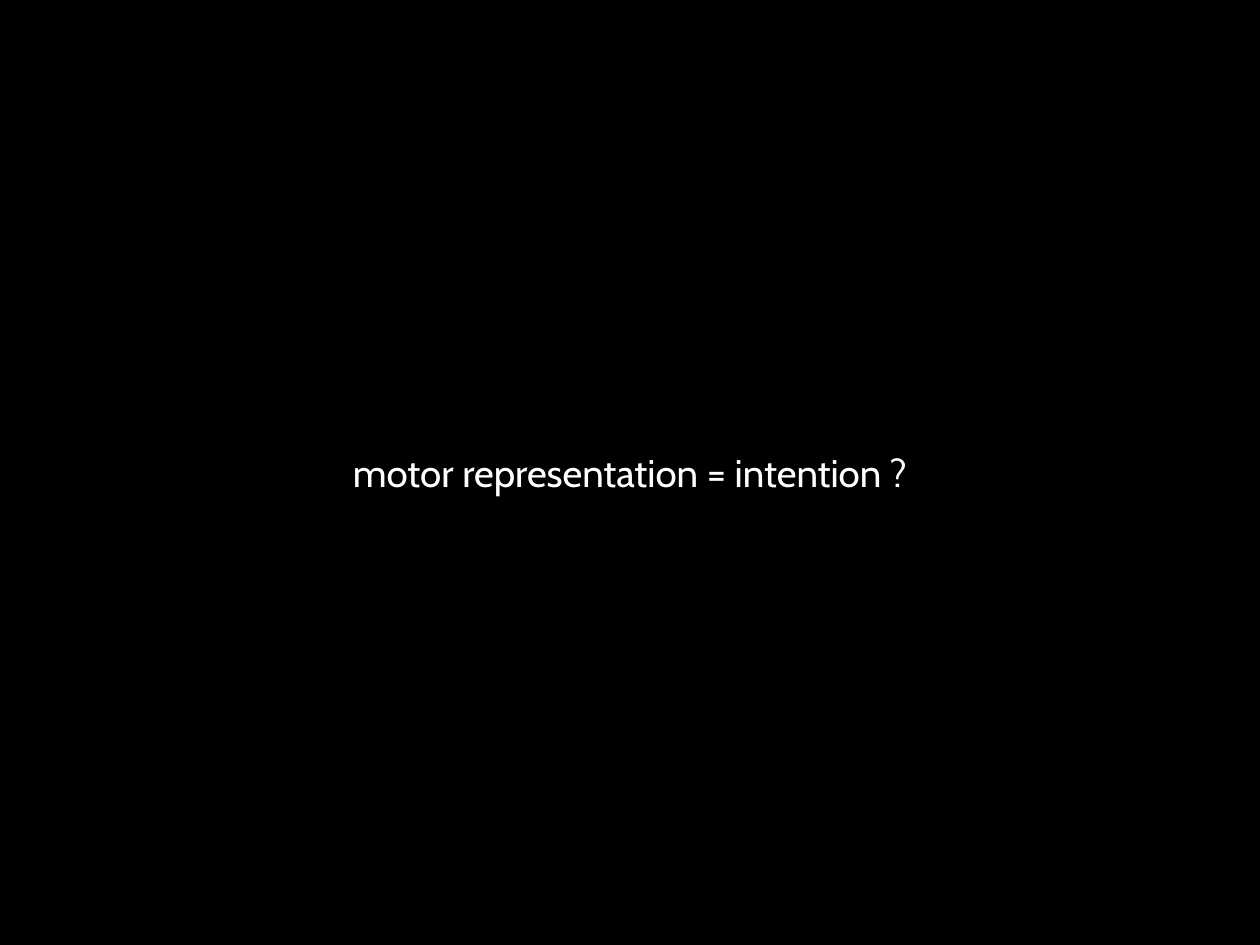
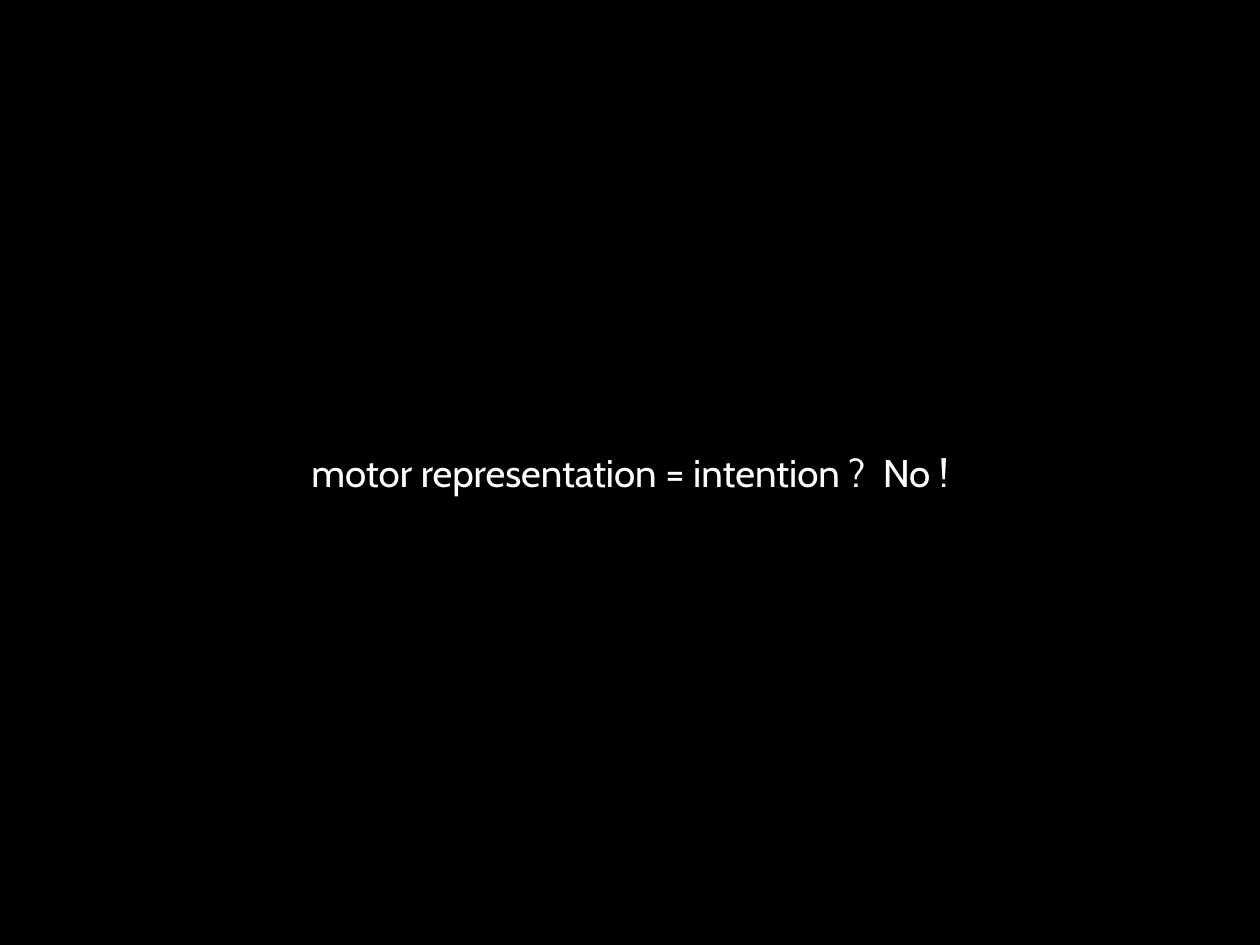
Before and after one commit to butterfill/writing, a slide deck: slide 20 of intention motor representation with corrado sinigaglia/conf spp submit/intention and motor representation.pptx (slide 18 before the commit). Drawn at 1260x945 pixels with LibreOffice and Linux fonts; fonts in the diff are those of the drawing. Boxes give left, top, right and bottom in pixels: in the first picture for what was removed or moved away, otherwise in the second. Text is boxed around its words. In the diff, an @@ line names an element or a change of style, - is before the commit and + after.

```diff
--- a/intention motor representation with corrado sinigaglia/conf spp submit/intention and motor representation.pptx
+++ b/intention motor representation with corrado sinigaglia/conf spp submit/intention and motor representation.pptx
@@ text at (311,460,931,496): text changed @@
-motor representation = intention ?
+motor representation = intention ? No !
```
Also in this commit, not shown: 9 other slides changed, 6 slides added, 1 other file.
